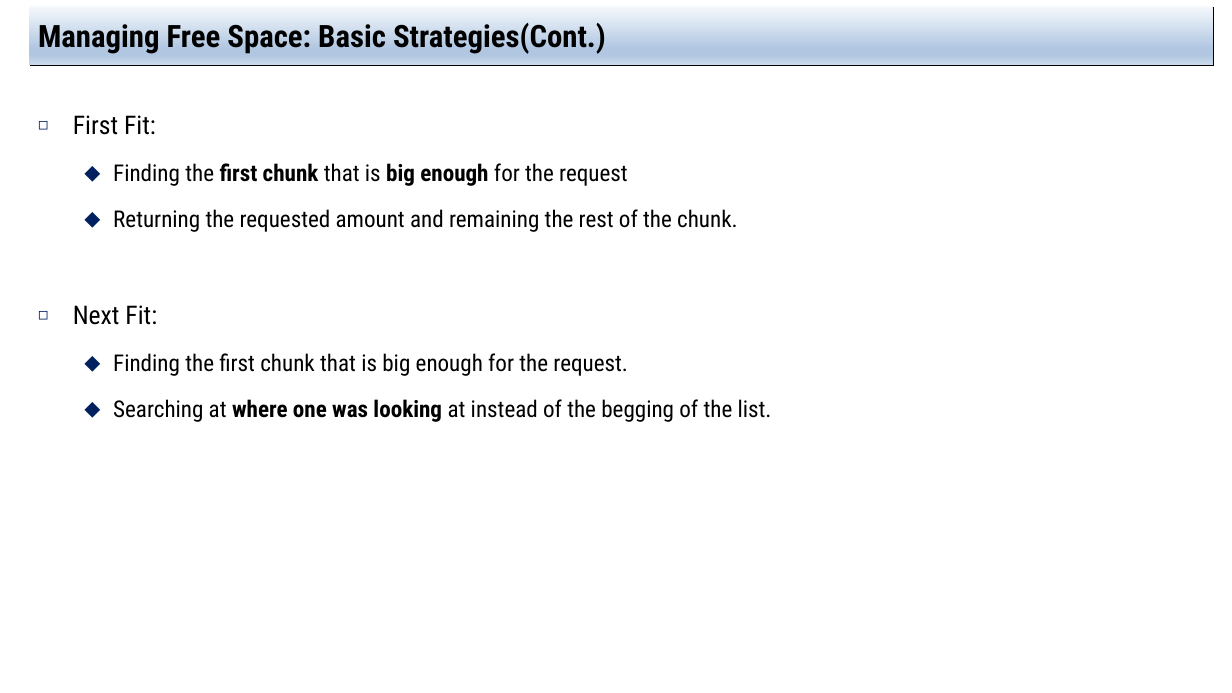
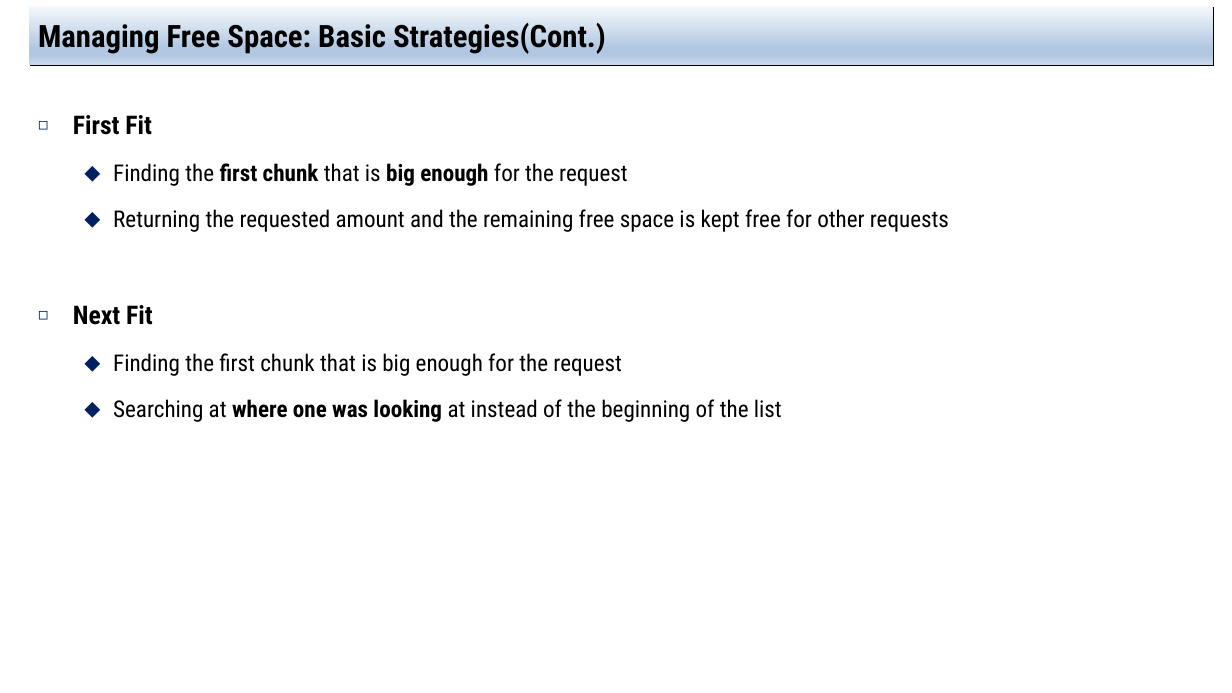
Before and after one commit to jachermocilla/extra-course-materials, a slide deck: slide 24 of cmsc125/ostep/slides/01.Virtualization/17.Free-space_Management.pptx (slide 21 before the commit). Drawn at 1232x693 pixels with LibreOffice and Linux fonts; fonts in the diff are those of the drawing. Boxes give left, top, right and bottom in pixels: in the first picture for what was removed or moved away, otherwise in the second. Text is boxed around its words. In the diff, an @@ line names an element or a change of style, - is before the commit and + after.

```diff
--- a/cmsc125/ostep/slides/01.Virtualization/17.Free-space_Management.pptx
+++ b/cmsc125/ostep/slides/01.Virtualization/17.Free-space_Management.pptx
@@ text at <box>73,115,152,135</box>: text changed; bold on @@
-◻ First Fit:
+◻ First Fit
@@ text at <box>73,209,949,422</box>: text changed @@
-  ⬥ Returning the requested amount and remaining the rest of the chunk.
-◻ Next Fit:
-  ⬥ Finding the first chunk that is big enough for the request.
-  ⬥ Searching at where one was looking at instead of the begging of the list.
+  ⬥ Returning the requested amount and the remaining free space is kept free for other requests
+◻ Next Fit
+  ⬥ Finding the first chunk that is big enough for the request
+  ⬥ Searching at where one was looking at instead of the beginning of the list
```
Also in this commit, not shown: 18 other slides changed, 3 slides added, 5 other files.
